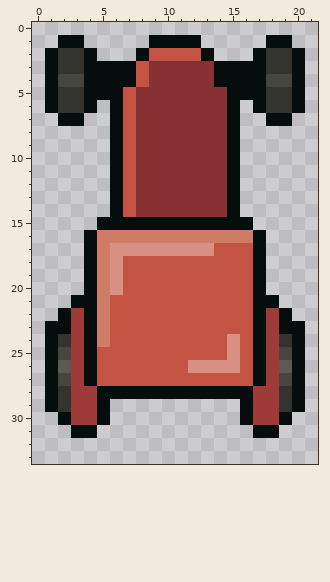
File history of a pixel-art sprite, Assets/Sprites/enemy_tractor/enemy_tractor.png. Above is the file before it was changed.
The file is 22x34 pixels.
New version:
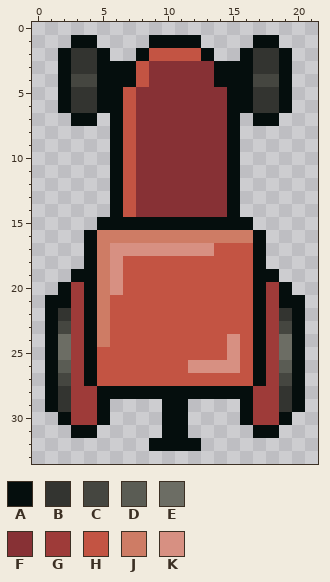
Palette (. is transparent): A #050e0d  B #333430  C #454640  D #5a5c54  E #6c6d64  F #873135  G #9e3b39  H #c35443  J #ce7c65  K #d79082
Diff:
Changed rows in their new state; - is an unchanged pixel.
first column x 1:
 1 -.-A------------A-.-
 2 .A-BA----------AB-A.
 3 .A-B------------B-A.
 4 .A-C------------C-A.
 5 .A-B------------B-A.
 6 .A-BA----------AB-A.
 7 -.-A------------A-.-
first column x 1:
19 --A--------------A--
20 -AG--------------GA-
21 AAG--------------GAA
22 AB----------------BA
23 -C----------------C-
24 -E----------------E-
25 -E----------------E-
first column x 9:
29 -AA-
30 -AA-
31 -AA-
32 AAAA
Changed places in both pictures, as pixel boxes (x1, y1, x2, y2):
changed: (45, 35, 110, 126)
changed: (240, 35, 305, 126)
changed: (45, 269, 84, 360)
changed: (266, 269, 305, 360)
added: (149, 399, 201, 451)
